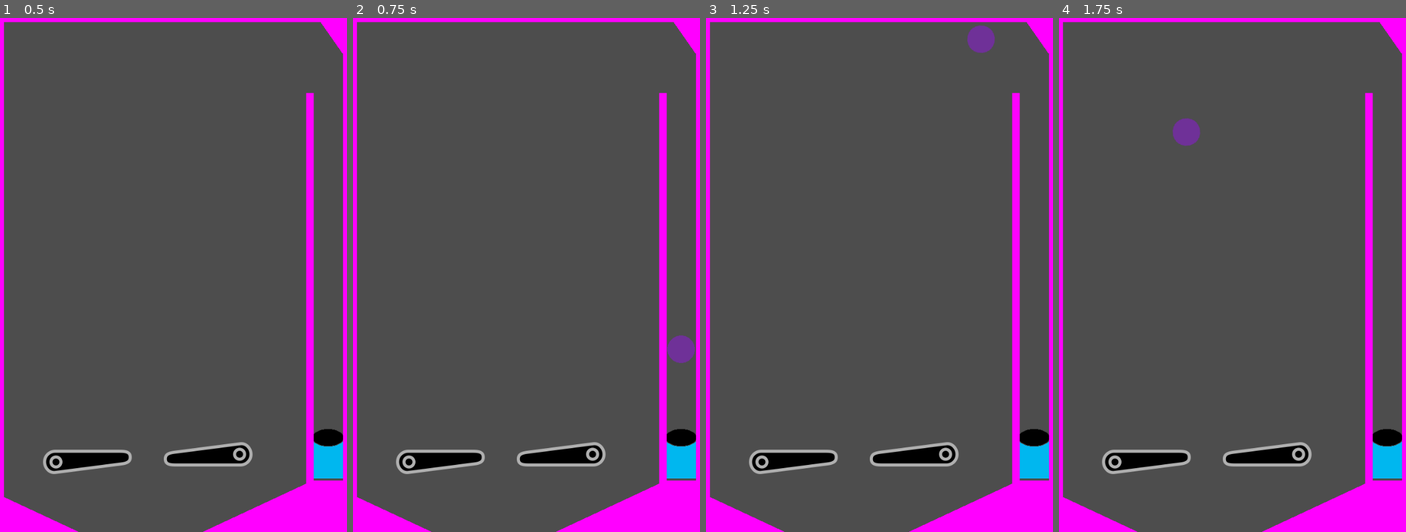
Above: before the commit, frames 1-4 (left to right).
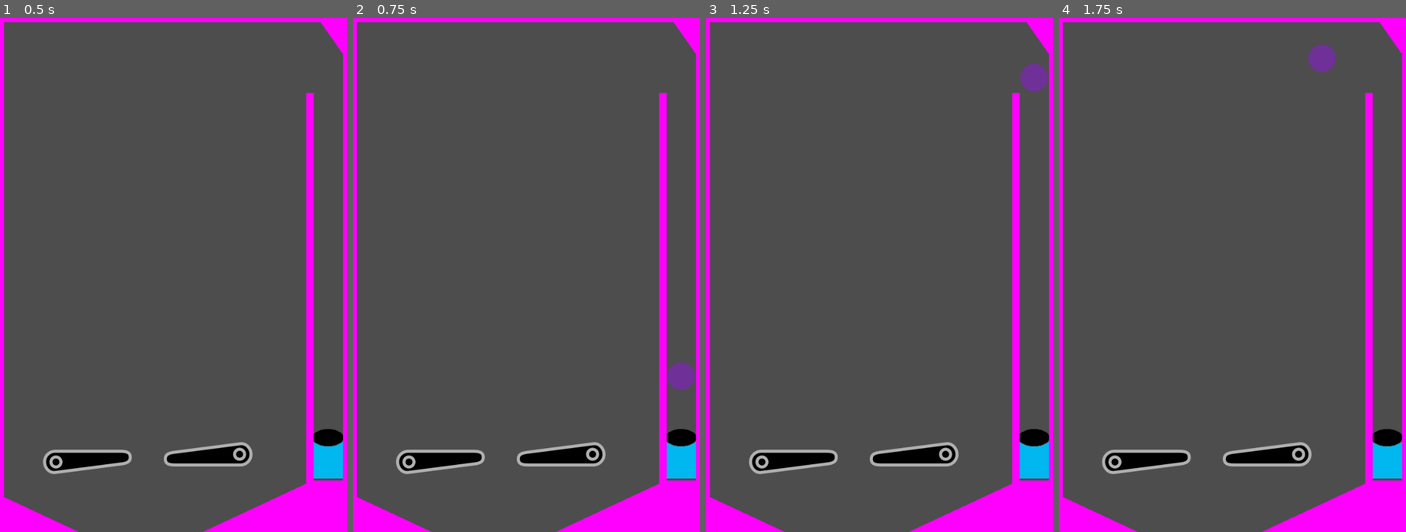
Above: after the commit, the same moments.

Repository: bsu-cs315/fp-team1-pinball
Game: Godot game, scene res://world/world.tscn
Two runs of this game, one before a commit and one after it. Both use one fixed random seed, a clock stepped at 60 frames per second and the inputs below.
Inputs:
- Up to frame 1 (0.5 s): no input
- Up to frame 2 (0.75 s): tap Enter at 0.5 s; hold E (right_flipper) from 0.53 s (still down); tap Space (launch) at 0.6 s
- Up to frame 3 (1.25 s): keep holding E (right_flipper)
- Up to frame 4 (1.75 s): release E (right_flipper) at 1.28 s; hold Q (left_flipper) from 1.28 s (still down); tap Space (launch) at 1.35 s

Frame 1 is identical in both runs. In frame 2, 0.7% of the frame differs, in the area x 90-99%, y 61-73%; in frame 3, 0.7%; in frame 4, 0.7%, in the area x 32-80%, y 5-25%.

Commit message:
Change power from the launcher

Diff:
--- a/project/launcher/launcher.gd
+++ b/project/launcher/launcher.gd
@@ -2,7 +2,7 @@
 
 signal game_over
 
-@export var power := 2000.
+@export var power := 1500.
 var _current_ball : RigidBody2D = null
 var _balls_left := 1
 
